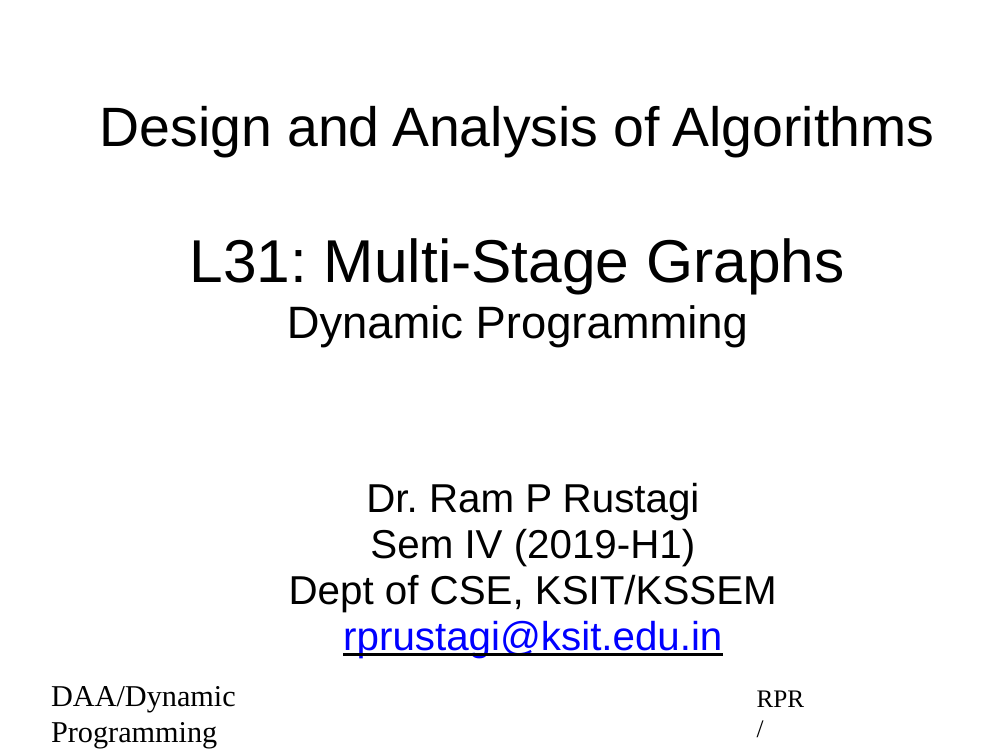
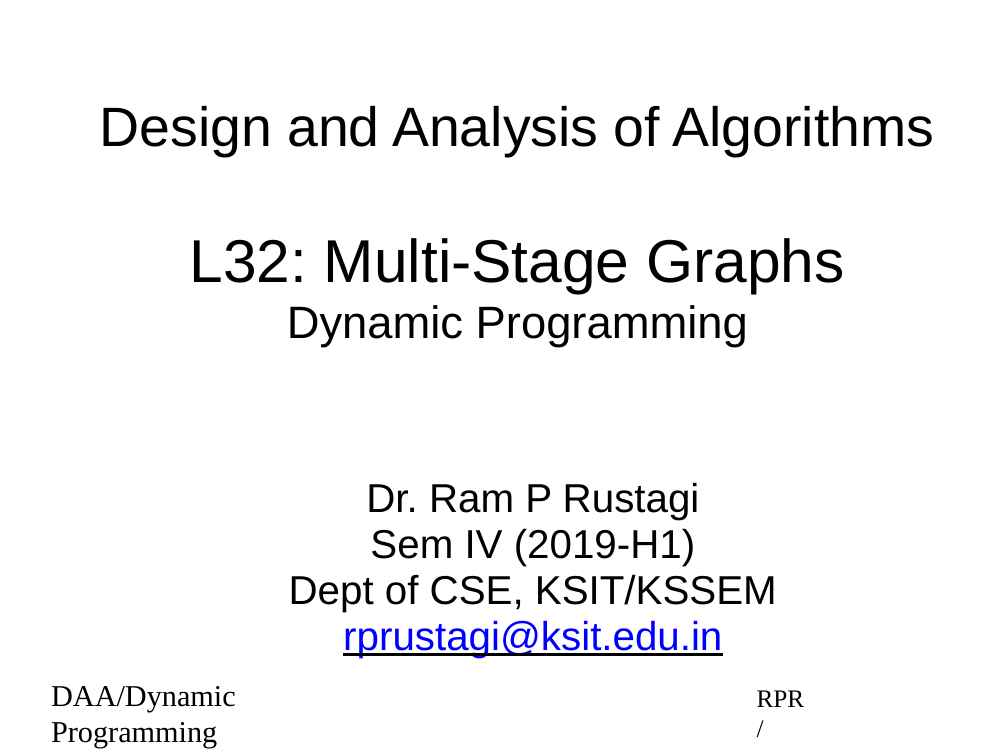
Before and after one commit to rprustagi/2019-17CS43-DAA, a slide deck: slide 1 of Slides-RPR/2019-H1-DAA-L32-DynProg-MultiStage-Graphs.pptx. Drawn at 1008x756 pixels with LibreOffice and Linux fonts; fonts in the diff are those of the drawing. Boxes give left, top, right and bottom in pixels: in the first picture for what was removed or moved away, otherwise in the second. Text is boxed around its words. In the diff, an @@ line names an element or a change of style, - is before the commit and + after.

```diff
--- a/Slides-RPR/2019-H1-DAA-L32-DynProg-MultiStage-Graphs.pptx
+++ b/Slides-RPR/2019-H1-DAA-L32-DynProg-MultiStage-Graphs.pptx
@@ title at [190,238,844,293]: text changed @@
-L31: Multi-Stage Graphs
+L32: Multi-Stage Graphs
```
Also in this commit, not shown: 1 other slide changed, 5 other files.
